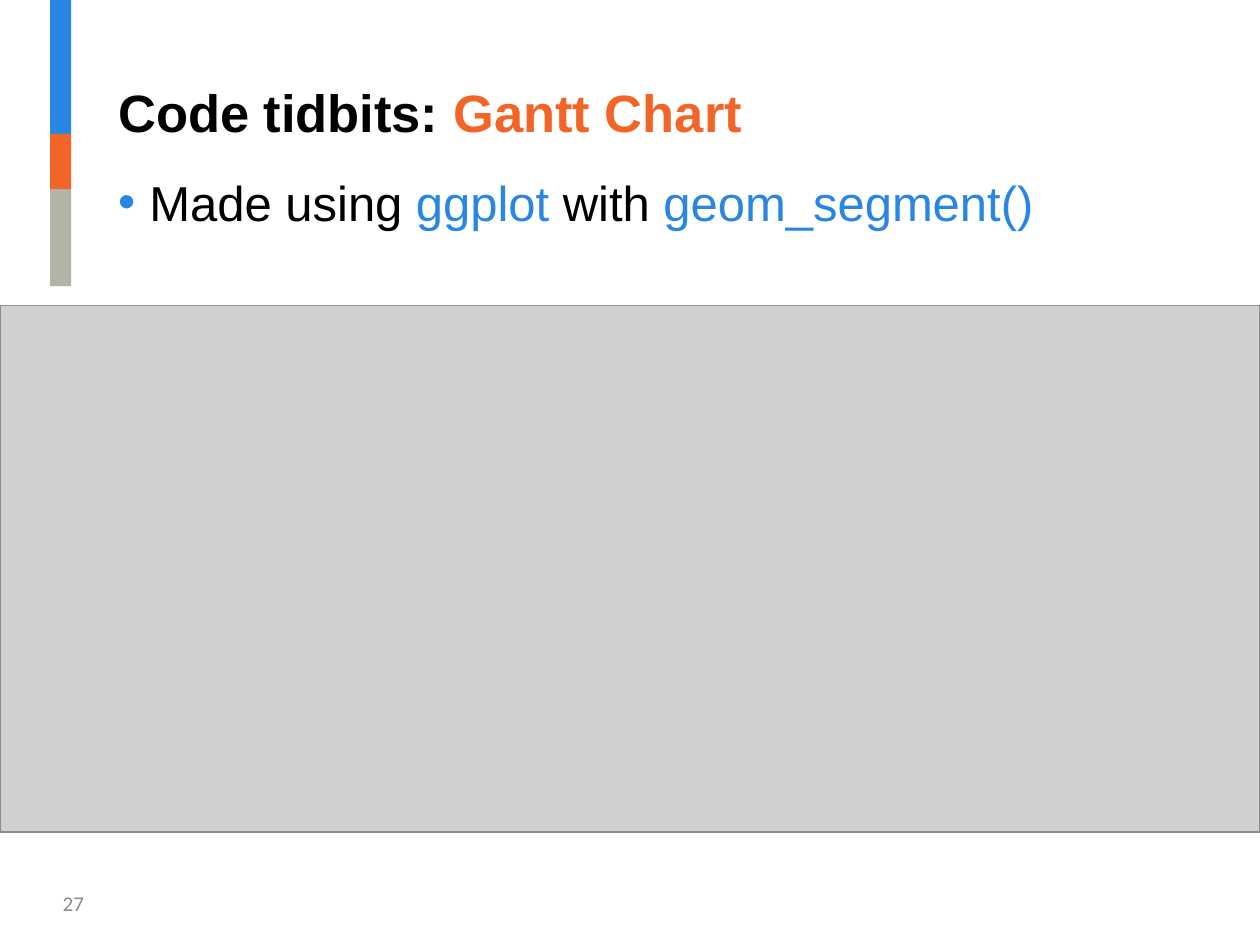
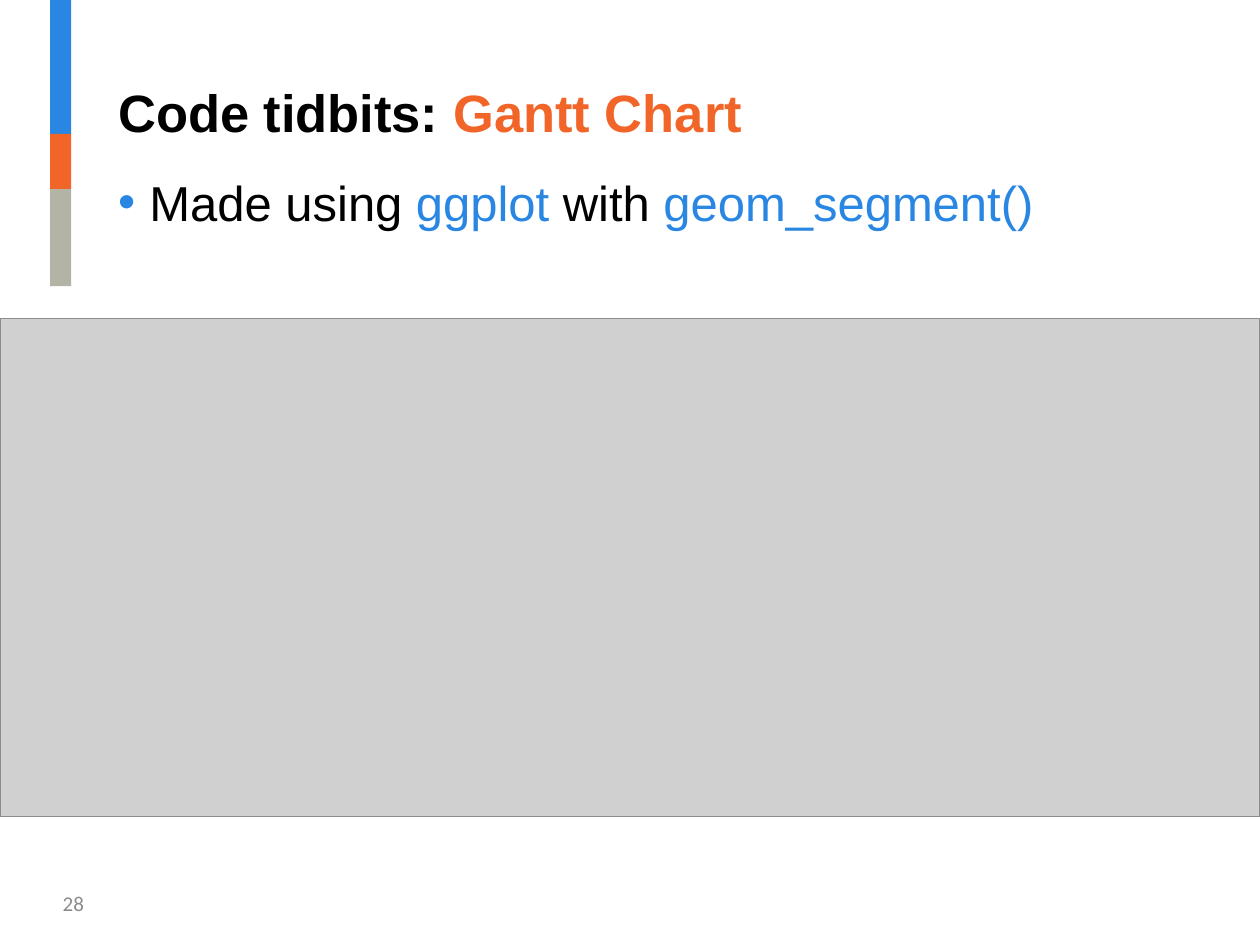
Before and after one commit to jalavery/timetrackR, a slide deck: slide 28 of RLadies timetrackR Presentation v2.pptx (slide 27 before the commit). Drawn at 1260x945 pixels with LibreOffice and Linux fonts; fonts in the diff are those of the drawing; grey boxes stand for pictures; background and template pictures are left out. Boxes give left, top, right and bottom in pixels: in the first picture for what was removed or moved away, otherwise in the second. Text is boxed around its words. In the diff, an @@ line names an element or a change of style, - is before the commit and + after.

Commit message:
Add project tracker to repo
Update powerpoint screenshots, add time tracker excel file to repo and update create datasets file accordingly

```diff
--- a/RLadies timetrackR Presentation v2.pptx
+++ b/RLadies timetrackR Presentation v2.pptx
@@ picture: place and size @@
-picture at bbox=[0, 306, 1260, 833]
+picture at bbox=[0, 319, 1260, 816]
@@ page number at bbox=[63, 897, 84, 911]: text changed @@
-27
+28
```
Also in this commit, not shown: 7 other slides changed, 1 slide added, 3 other files.
